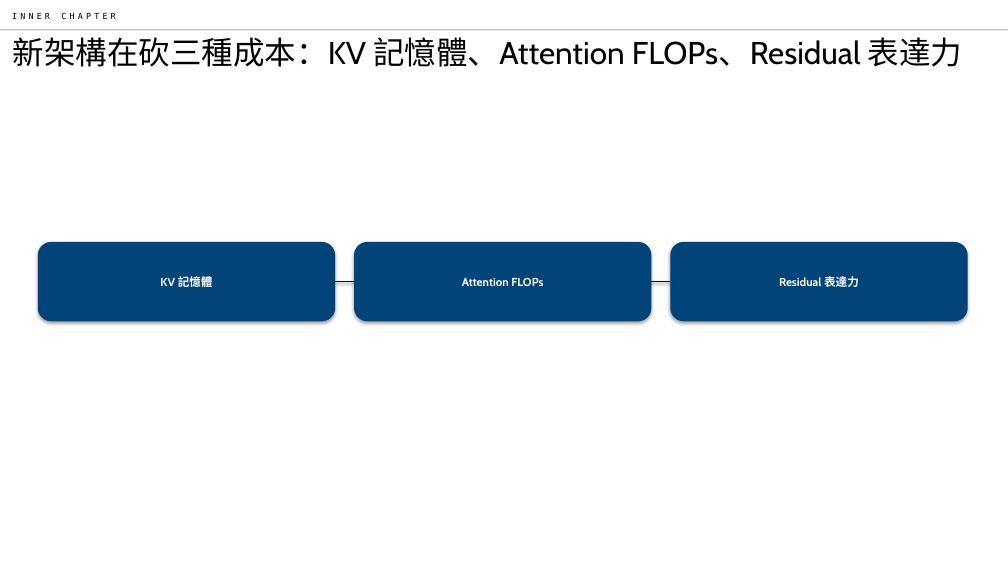
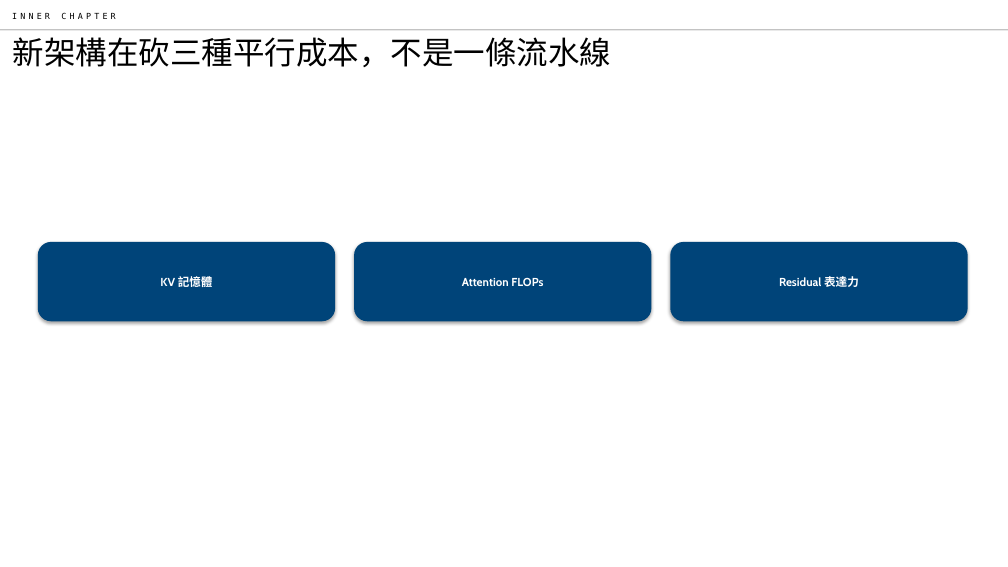
Before and after one commit to EndeavorYen/ppt-skill-for-work, a slide deck: slide 3 of eval/gold/optimized.pptx. Drawn at 1008x567 pixels with LibreOffice and Linux fonts; fonts in the diff are those of the drawing. Boxes give left, top, right and bottom in pixels: in the first picture for what was removed or moved away, otherwise in the second. Text is boxed around its words. In the diff, an @@ line names an element or a change of style, - is before the commit and + after.

```diff
--- a/eval/gold/optimized.pptx
+++ b/eval/gold/optimized.pptx
@@ title at bbox=[13, 37, 611, 67]: text changed @@
-新架構在砍三種成本：KV 記憶體、Attention FLOPs、Residual 表達力
+新架構在砍三種平行成本，不是一條流水線
@@ line removed from (335, 282) to (354, 282) @@
@@ line removed from (652, 282) to (671, 282) @@
```
Also in this commit, not shown: 4 other slides changed, 1 slide added, 6 other files.
